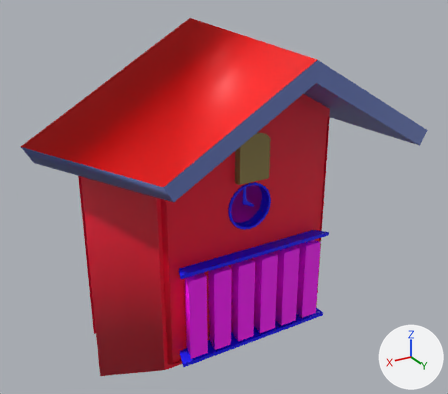
What one commit did to the FBX model Assets/3D Models/arenaNEWNEW.fbx.
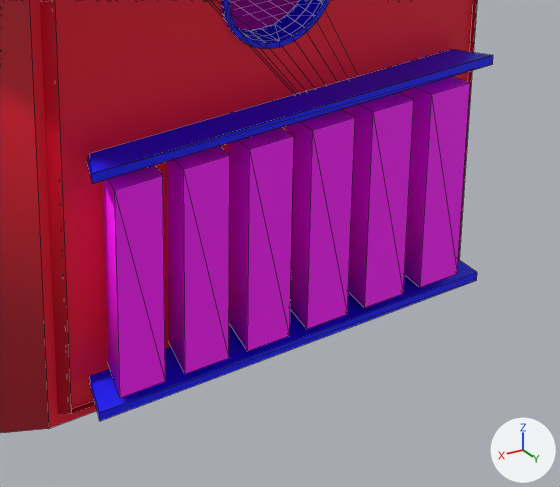
Old and new are each drawn whole from a 50 mm lens placed at (0.97, 1.694, 0.771), pointed at (0.003, 0.083, -0.035) and again close up on the part from 33% to 79% of the width and 54% to 99% of the height. Every picture has the same lights, and +X, +Y and +Z are marked at lower right. The close-ups show mesh edges as thin lines. Where no turn or scale is listed for an object, it has been applied to the vertices. Vertices at the same position are counted once.

Objects in the first close-up: 'areneBase', 'bigClockFront', 'ring'.
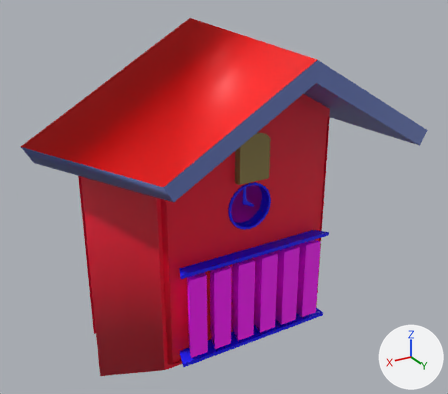
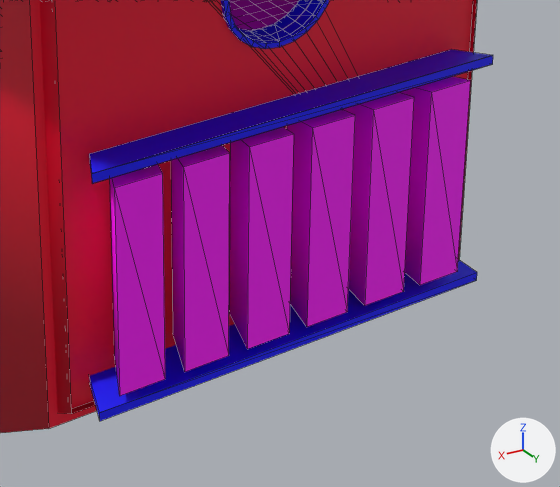
The edits, one by one:
me_mesh_011 has 191 vertices, 156 faces and spans x -0.584..0.584, y -0.26..0.459, z -0.694..0.531.
me_mesh_011 is used by ob_bigclockfront; location (-0.003, 0.054, -0.02).
me_mesh_011 part 1: the loose piece of 8 vertices spanning x 0.169..0.247, y 0.142..0.229, z -0.437..-0.16 is scaled about its middle by (1, 0.619, 1), then moved by (0.0, 0.017, 0.003).
me_mesh_011 part 2: the loose piece of 8 vertices spanning x 0.09..0.161, y 0.142..0.229, z -0.437..-0.16 is scaled about its middle by (1, 0.619, 1), then moved by (0.0, 0.017, 0.003).
me_mesh_011 part 3: the loose piece of 8 vertices spanning x -0.074..-0.013, y 0.142..0.229, z -0.437..-0.16 is scaled about its middle by (1, 0.619, 1), then moved by (0.0, 0.017, 0.003).
me_mesh_011 part 4: the loose piece of 8 vertices spanning x -0.161..-0.093, y 0.142..0.229, z -0.437..-0.16 is scaled about its middle by (1, 0.619, 1), then moved by (0.0, 0.017, 0.003).
me_mesh_011 part 5: the loose piece of 8 vertices spanning x -0.247..-0.173, y 0.142..0.229, z -0.437..-0.16 is scaled about its middle by (1, 0.619, 1), then moved by (0.0, 0.017, 0.003).
me_mesh_011 part 6: the loose piece of 8 vertices spanning x 0.01..0.074, y 0.142..0.229, z -0.437..-0.16 is scaled about its middle by (1, 0.619, 1), then moved by (0.0, 0.017, 0.003).
me_mesh_011 part 7: 8 of 191 vertices moved; they spanned x -0.259..0.249, y 0.105..0.175, z -0.151..-0.14 and now span x -0.259..0.249, y 0.175, z -0.151..-0.14; mean shift (0.0, 0.038, 0.0); largest move (-0.259, 0.105, -0.151) -> (-0.259, 0.175, -0.151).

Where the change shows, as pixel boxes (x1, y1, x2, y2) in the close-ups (560 x 487 px; the box of a moved part takes in the faces that stretch with it):
part 1 of me_mesh_011, moved or reshaped: before (103, 165, 165, 398); after (110, 164, 165, 396)
part 2 of me_mesh_011, moved or reshaped: before (167, 146, 230, 374); after (171, 145, 230, 372)
part 3 of me_mesh_011, moved or reshaped: before (287, 110, 355, 329); after (287, 109, 355, 327)
part 4 of me_mesh_011, moved or reshaped: before (343, 93, 414, 308); after (342, 93, 414, 306)
part 5 of me_mesh_011, moved or reshaped: before (398, 76, 470, 287); after (398, 76, 471, 285)
part 6 of me_mesh_011, moved or reshaped: before (228, 127, 294, 351); after (229, 127, 294, 349)
part 7 of me_mesh_011, moved or reshaped: before (87, 49, 493, 181); after (89, 49, 493, 177)
